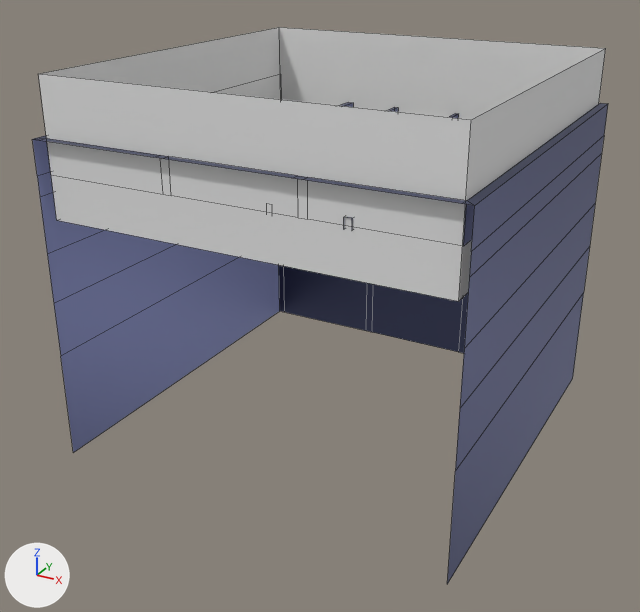
Before and after pictures for a commit that changed the FBX model Assets/03. Prefabs/Enviroment/IOD_Escenario_Spy&Run.fbx.
Camera for both pictures: a 50 mm camera at (40.1, -78.0, 22.2) aimed at (-1.1, -3.2, -15.2). Arrows for +X, +Y and +Z are at lower left; the lights stay in place. Mesh edges are drawn as thin lines. Objects named as collision shapes, trigger or cutter boxes, shadow casters or lower levels of detail are left out. Where no turn or scale is listed for an object, it has been applied to the vertices.

The scene before the commit, as lines of its bpy script (objects in view):
```python
me_cube_004 = bpy.data.meshes.new('Cube.004')
me_cube_004.from_pydata(...)  # 113 vertices, 94 faces; spans x -20.0..21.8, y -29.9..12.0, z -21.6..11.7
# faces by material slot: [83, 5, 3, 3]
me_cube_004.materials.append(mat_edificio_metal)  # blue #656a8d
me_cube_004.materials.append(mat_floor)  # picture img_floor_diff_jpg_png
me_cube_004.materials.append(mat_ventanas_off)  # light grey #d4c9c9
me_cube_004.materials.append(mat_ventanas)  # white #e7dbdb
me_cube_010 = bpy.data.meshes.new('Cube.010')
me_cube_010.from_pydata([(-20.0, -20.4, -6.7), (-20.0, -20.4, 6.7), (-20.0, 20.4, -6.7), (-20.0, 20.4, 6.7), (20.0, -20.4, -6.7), (20.0, -20.4, 6.7), (20.0, 20.4, -6.7), (20.0, 20.4, 6.7)], [], [(0, 2, 3, 1), (2, 6, 7, 3), (6, 4, 5, 7), (4, 0, 1, 5)])
ob_collideer_escenario = bpy.data.objects.new('Collideer_Escenario', me_cube_010)
ob_collideer_escenario.location = (0.0, 0.3, 2.8)
ob_escenario = bpy.data.objects.new('Escenario', me_cube_004)
ob_escenario.location = (-0.9, 9.0, -7.8)
```
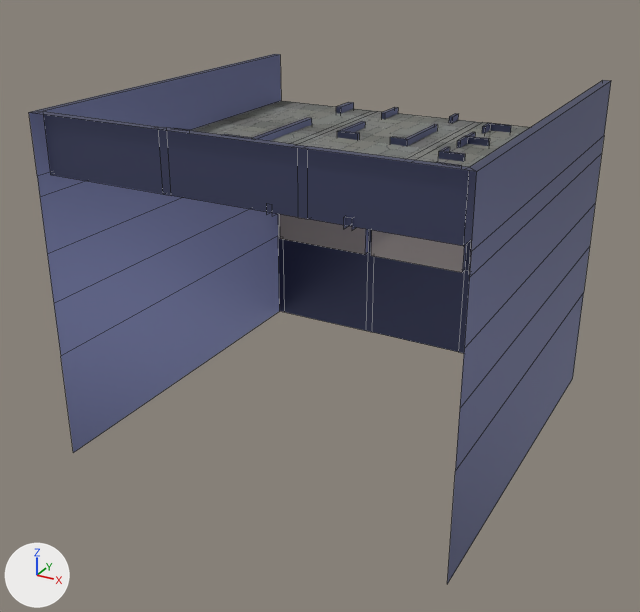
Where the newer file only moved an object's origin or applied its transform, the numbers keep the older frame.

Pixel boxes [x1, y1, x2, y2] of what changed, in the pictures (640 x 612 px; the box of a moved part takes in the faces that stretch with it):
```json
{"object": "Escenario", "change": "reshaped", "before": [32, 103, 608, 584], "after": [29, 54, 611, 584], "on screen": "10% taller"}
{"object": "Collideer_Escenario", "change": "deleted", "before": [39, 27, 606, 301]}
{"part": 1, "of": "me_cube_004", "change": "moved or reshaped", "before": [32, 103, 608, 251], "after": [29, 54, 611, 251]}
{"object": "Salas", "change": "unchanged, uncovered by the edit", "before": [339, 102, 459, 221], "after": [174, 102, 511, 230]}
```

Edits to the scene script, one JSON object a line:
```json
{"block": "me_cube_004", "where": "me_cube_004.from_pydata(...)  # 113 vertices, 94 faces; spans x -20.0..21.8, y -29.9..12.0, z -21.6..11.7"}
{"block": "me_cube_004", "where": "# used by ob_escenario; location = (-0.9, 9.0, -7.8)"}
{"block": "me_cube_004", "change": "me_cube_004 part 1: all 18 vertices in x -20.0..21.8, y -29.9..12.0, z 11.7 are moved by (0.0, 0.0, 2.4)"}
{"op": "remove", "block": "ob_collideer_escenario", "code": ["ob_collideer_escenario = bpy.data.objects.new('Collideer_Escenario', me_cube_010)", "ob_collideer_escenario.location = (0.0, 0.3, 2.8)"]}
```
